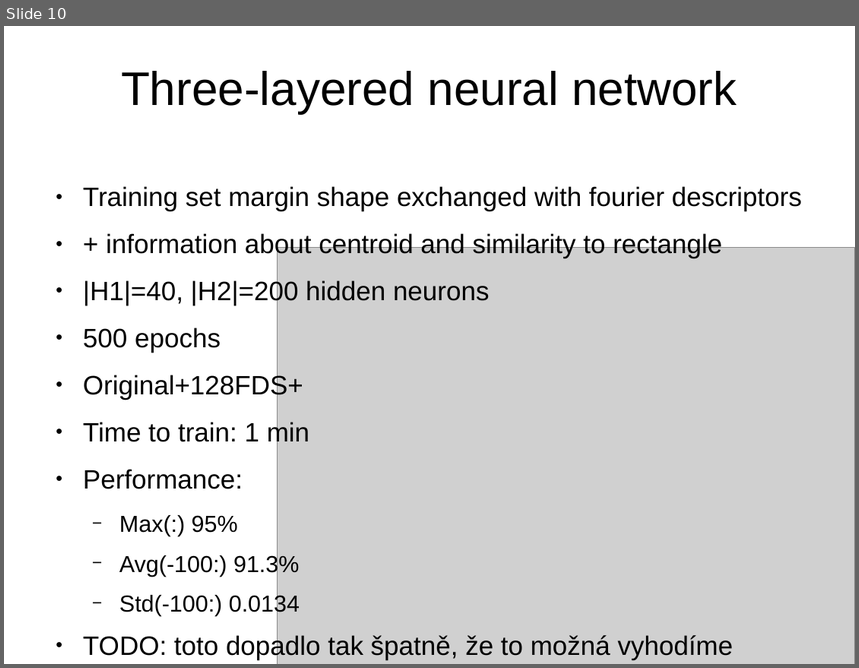
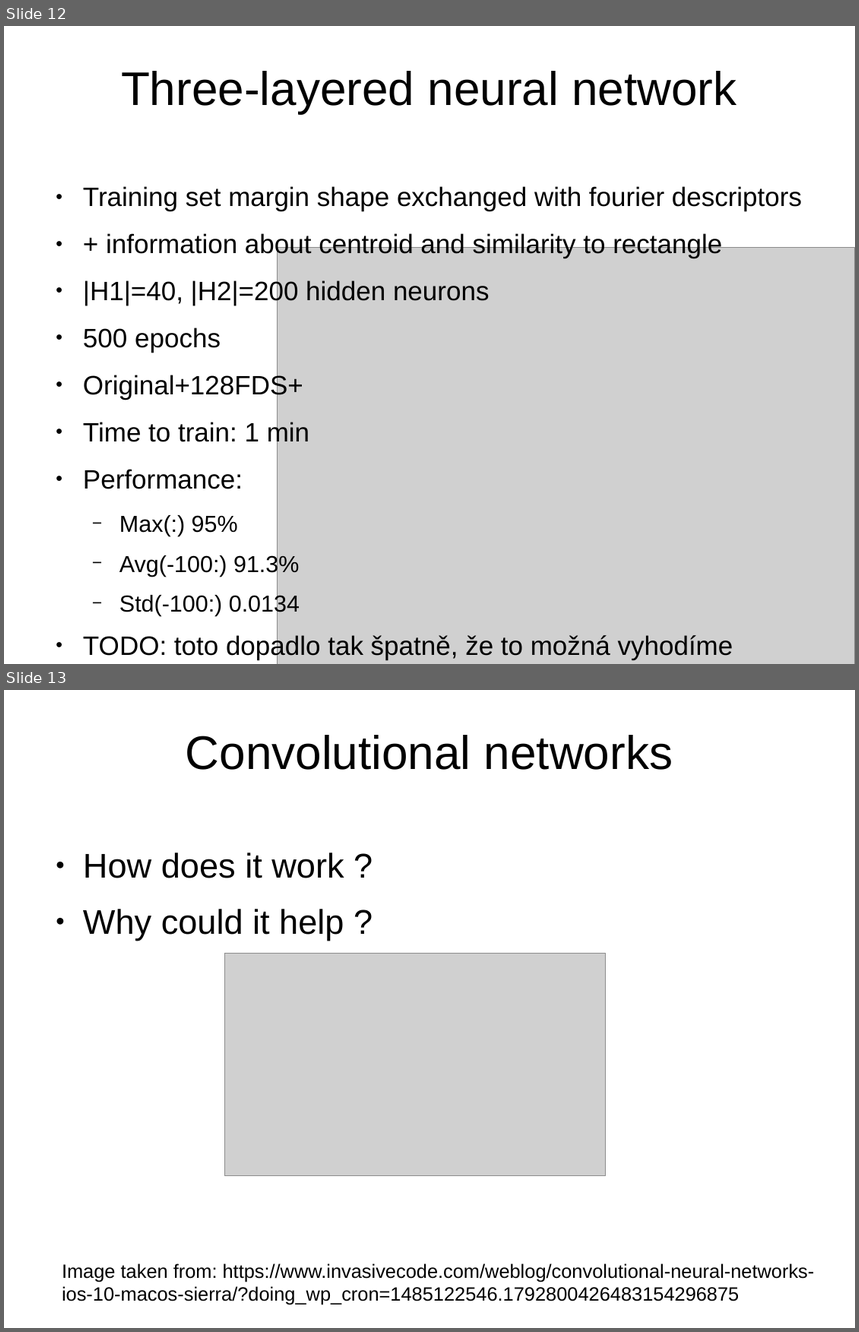
Before and after one commit to kappalabs/NNLeafClassifierProject, a slide deck: slideshow/slides.odp. Shown one above the other, each under a label of ours: slide 10 before the commit, slides 12 and 13 after it. The pictures are 859x668 and 859x1332 pixels, drawn with LibreOffice and Linux fonts; fonts in the diff are those of the drawing; grey boxes stand for pictures; background and template pictures are left out. Boxes give left, top, right and bottom in pixels: in the first picture for what was removed or moved away, otherwise in the second. Text is boxed around its words. In the diff, an @@ line names an element or a change of style, - is before the commit and + after.

Commit message:
adding conv-nets, some images and official evaluation

```diff
--- a/slideshow/slides.odp
+++ b/slideshow/slides.odp
@@ slide 13 added at [4,690,855,1328], background picture (left out) @@
@@ title added at [186,735,673,770], 44 pt, text #000000 @@
+Convolutional networks
@@ text added at [83,853,344,941], 32 pt, text #000000 @@
+● How does it work ?
+● Why could it help ?
@@ picture added at [225,954,607,1176] @@
@@ text added at [62,1264,815,1306], 18 pt, text #000000 @@
+Image taken from: https://www.invasivecode.com/weblog/convolutional-neural-networks-ios-10-macos-sierra/?doing_wp_cron=1485122546.1792800426483154296875
@@ what was slide 10 is now slide 12 @@
```
Also in this commit, not shown: 2 slides changed, 5 other slides added, 1 slide removed.
